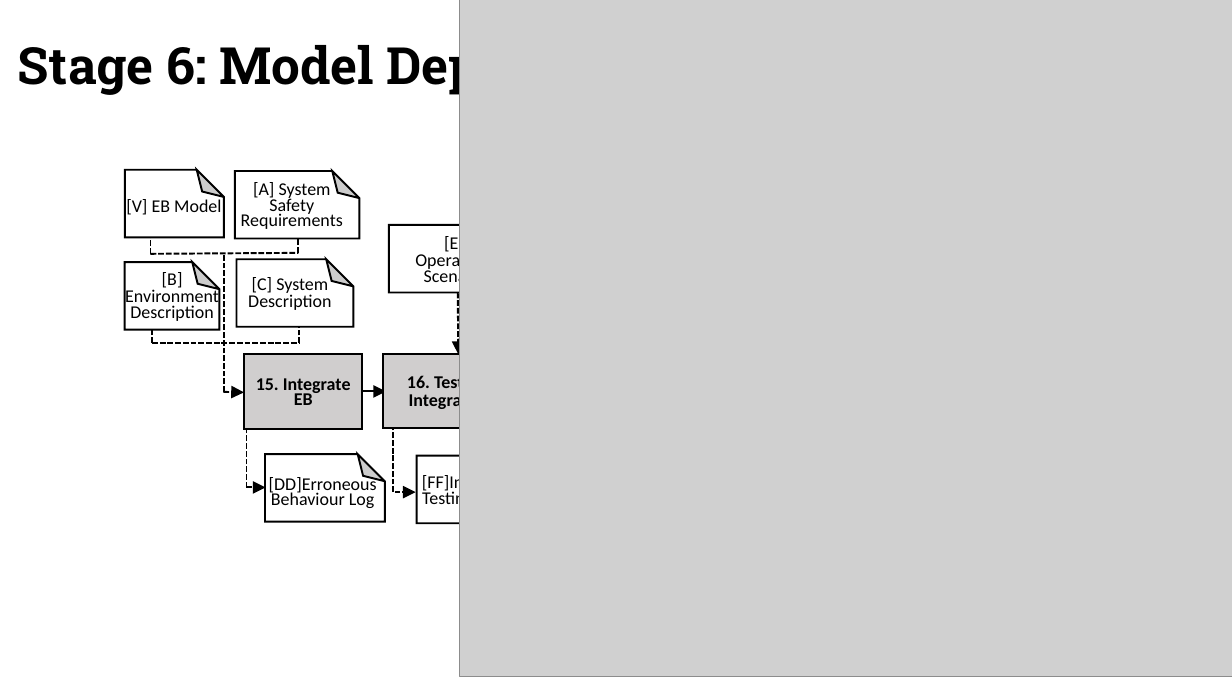
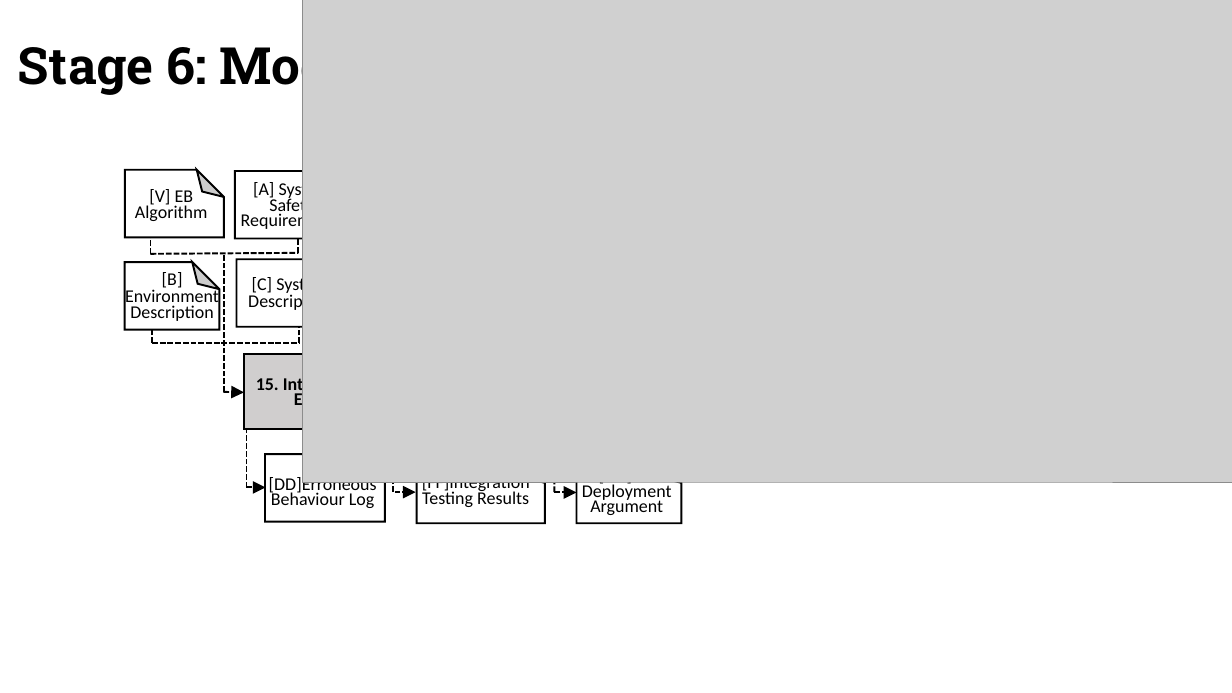
Before and after one commit to TSL-UOB/AERoS, a slide deck: slide 9 of source/figures/Figs_Artwork_2023-01-26.pptx. Drawn at 1232x693 pixels with LibreOffice and Linux fonts; fonts in the diff are those of the drawing; grey boxes stand for pictures. Boxes give left, top, right and bottom in pixels: in the first picture for what was removed or moved away, otherwise in the second. Text is boxed around its words. In the diff, an @@ line names an element or a change of style, - is before the commit and + after.

Commit message:
Update - Arg. pattern, Figs, Text
- Argument Pattern paragraph in Stage 1, references to argument pattern in other Stages
- Fig 8 and Fig 10 - updated to address Suet's points
- Improved Text, fixed a few Typos
- Added James Summary Paragraph

```diff
--- a/source/figures/Figs_Artwork_2023-01-26.pptx
+++ b/source/figures/Figs_Artwork_2023-01-26.pptx
@@ picture added at (302,0,1232,482) @@
@@ picture removed at (459,0,1232,677) @@
@@ text at (135,189,208,221): text changed @@
-[V] EB Model
+[V] EB Algorithm
@@ group removed at (362,235,521,428): 2 texts, 1 arrow, 1 rectangle @@
-16. Test the Integration
-[EE] Operational Scenarios
@@ arrow moved from (457, 293) - (458, 354) to (555, 493) - (554, 430) @@
@@ arrow (555, 493) - (554, 430): arrow to line @@
@@ folded corner: place and size @@
-folded corner at (389,225,527,292)
+folded corner at (576,456,682,524)
@@ arrow added from (555, 493) to (577, 493), #000000 1.5 pt dashed @@
@@ text added at (582,482,672,515), 14 pt, text #000000 @@
+[HH] EB Deployment Argument
```
Also in this commit, not shown: 1 other slide changed, 4 other files.
